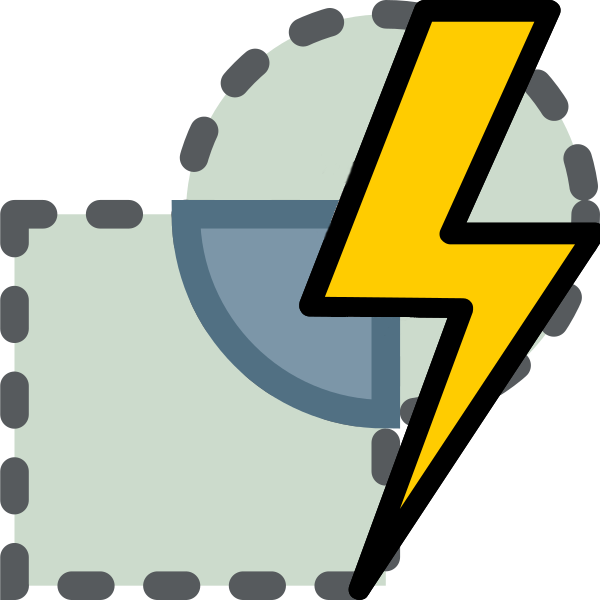
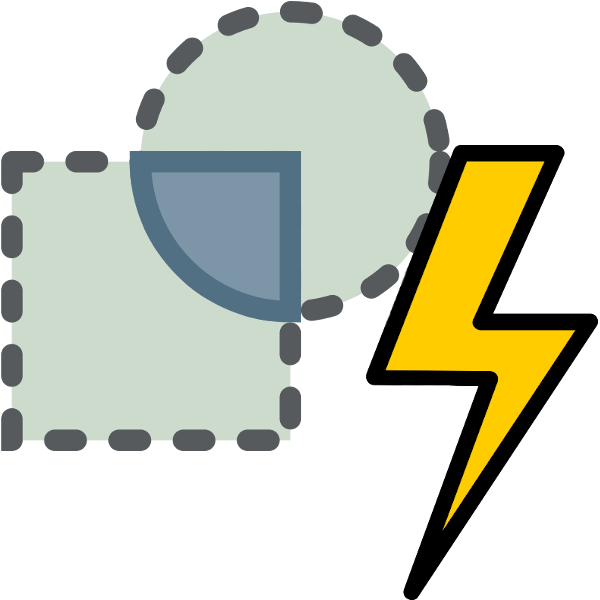
Layer changes from the first 600 x 600 image to the second:
painted on "Pasted Layer" over box(299, 0, 600, 600)
painted on "clip.png" over box(0, 0, 600, 600)
